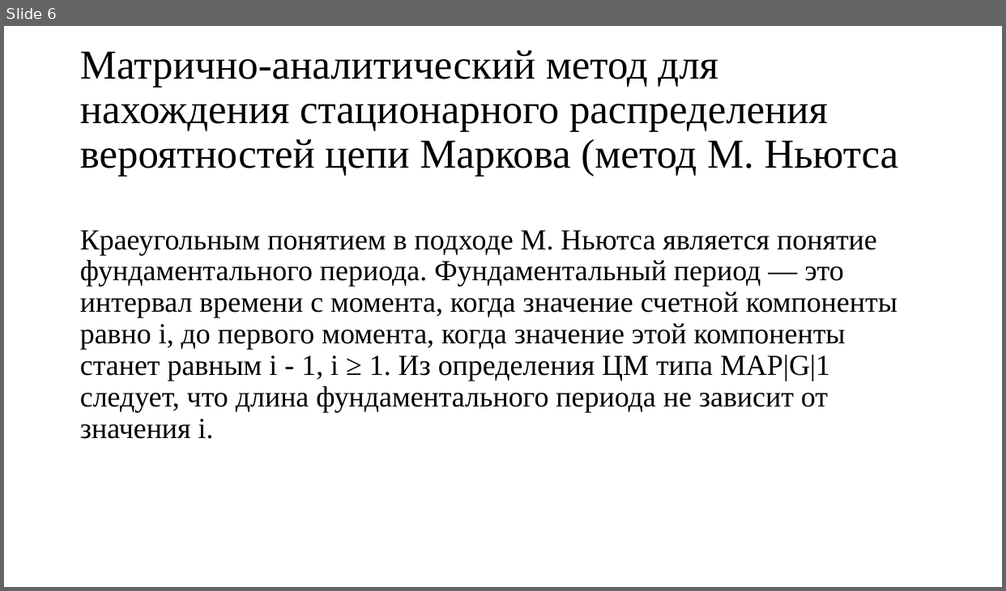
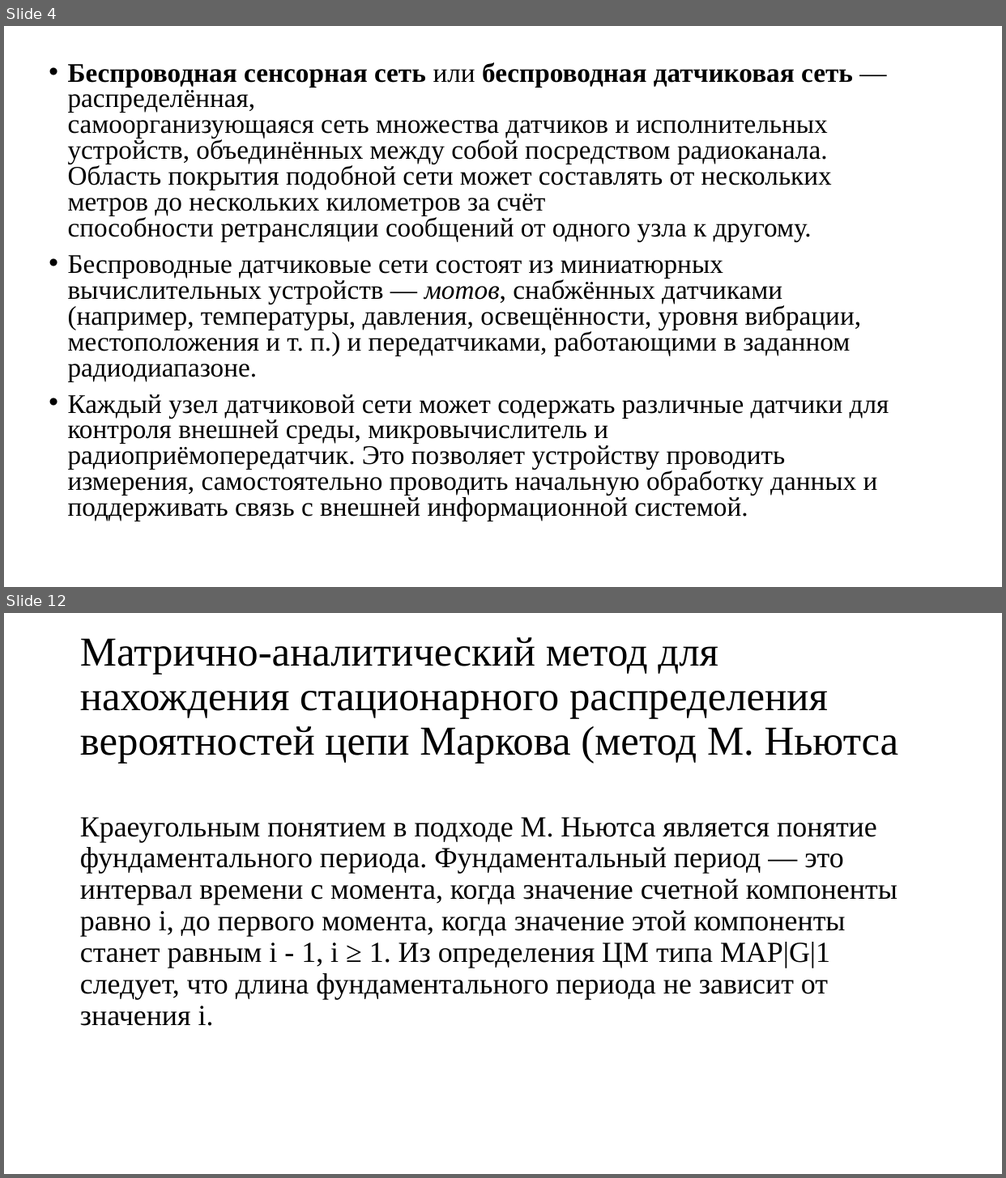
Before and after one commit to san4ezgig/Course-work, a slide deck: Предзащита/Исследование системы MAP.pptx. Shown one above the other, each under a label of ours: slide 6 before the commit, slides 4 and 12 after it; the slides between them are not shown. The pictures are 1006x591 and 1006x1178 pixels, drawn with LibreOffice and Linux fonts; fonts in the diff are those of the drawing. Boxes give left, top, right and bottom in pixels: in the first picture for what was removed or moved away, otherwise in the second. Text is boxed around its words. In the diff, an @@ line names an element or a change of style, - is before the commit and + after.

```diff
--- a/Предзащита/Исследование системы MAP.pptx
+++ b/Предзащита/Исследование системы MAP.pptx
@@ slide 4 added at <box>4,26,1002,587</box>, background #FFFFFF @@
@@ text added at <box>68,62,889,522</box>, 25.9 pt, text #000000 @@
+• Беспроводная сенсорная сеть или беспроводная датчиковая сеть — распределённая, самоорганизующаяся сеть множества датчиков и исполнительных устройств, объединённых между собой посредством радиоканала. Область покрытия подобной сети может составлять от нескольких метров до нескольких километров за счёт способности ретрансляции сообщений от одного узла к другому.
+• Беспроводные датчиковые сети состоят из миниатюрных вычислительных устройств — мотов, снабжённых датчиками (например, температуры, давления, освещённости, уровня вибрации, местоположения и т. п.) и передатчиками, работающими в заданном радиодиапазоне.
+• Каждый узел датчиковой сети может содержать различные датчики для контроля внешней среды, микровычислитель и радиоприёмопередатчик. Это позволяет устройству проводить измерения, самостоятельно проводить начальную обработку данных и поддерживать связь с внешней информационной системой.
@@ what was slide 6 is now slide 12 @@
```
Also in this commit, not shown: 5 slides changed, 9 other slides added, 2 slides removed, 13 other files.
